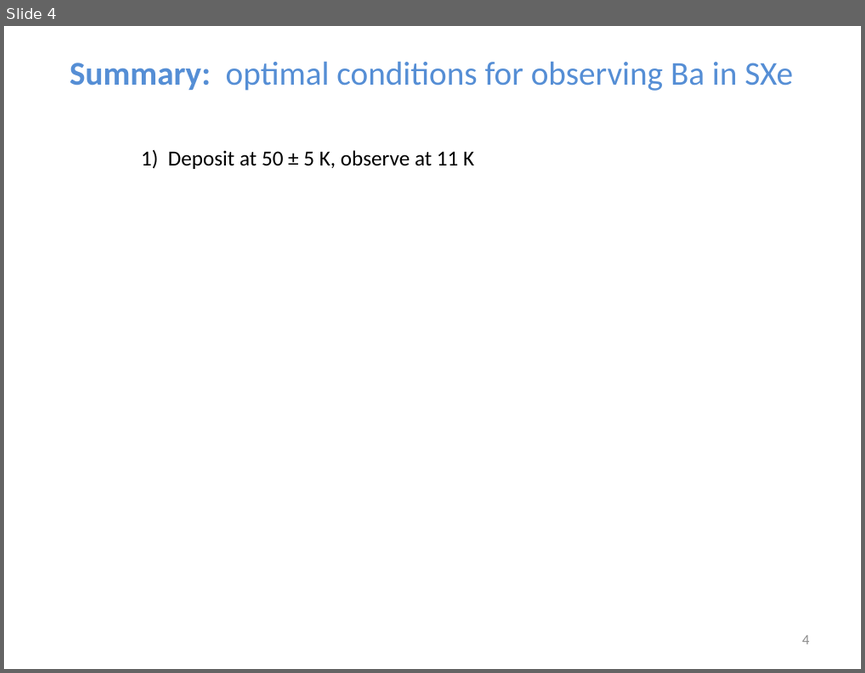
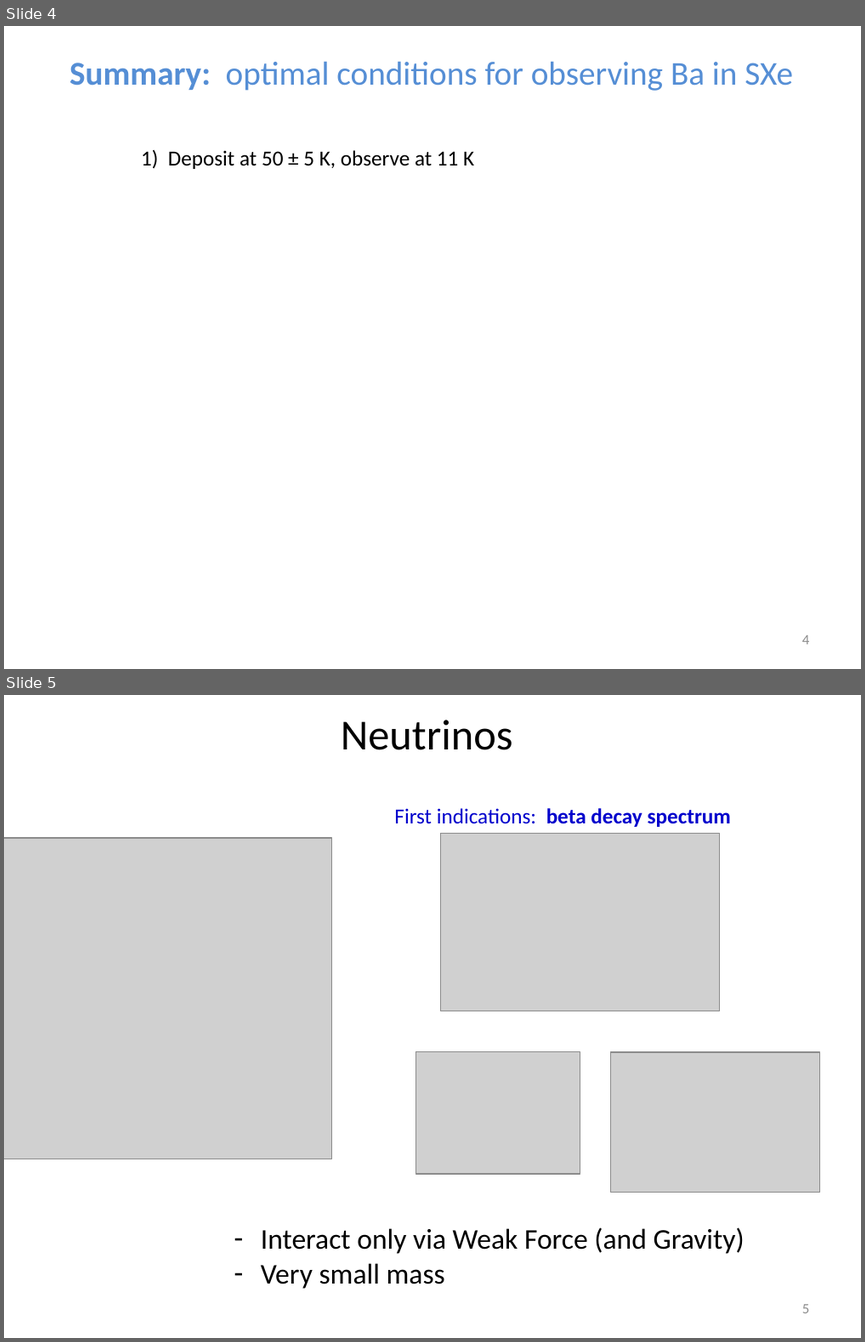
Before and after one commit to Waltmon/timthesis, a slide deck: defense/extras/defense - Copy.pptx. Shown one above the other, each under a label of ours: slide 4 before the commit, slides 4 and 5 after it. The pictures are 865x673 and 865x1342 pixels, drawn with LibreOffice and Linux fonts; fonts in the diff are those of the drawing; grey boxes stand for pictures. Boxes give left, top, right and bottom in pixels: in the first picture for what was removed or moved away, otherwise in the second. Text is boxed around its words. In the diff, an @@ line names an element or a change of style, - is before the commit and + after.

```diff
--- a/defense/extras/defense - Copy.pptx
+++ b/defense/extras/defense - Copy.pptx
@@ slide 5 added at bbox=[4, 695, 861, 1338], background #FFFFFF @@
@@ text added at bbox=[341, 720, 513, 750], 36 pt, text #000000 @@
+Neutrinos
@@ text added at bbox=[394, 808, 731, 827], 18 pt, text #0000CC @@
+First indications: beta decay spectrum
@@ picture added at bbox=[4, 838, 332, 1158] @@
@@ picture added at bbox=[440, 833, 719, 1011] @@
@@ picture added at bbox=[416, 1052, 579, 1174] @@
@@ picture added at bbox=[611, 1052, 819, 1193] @@
@@ text added at bbox=[261, 1227, 744, 1288], 24 pt, text #000000 @@
+– Interact only via Weak Force (and Gravity)
+– Very small mass
@@ page number added at bbox=[802, 1304, 809, 1313], 12 pt, text #8C8C8C @@
+5
```
Also in this commit, not shown: 8 other slides added, 3 other files.
